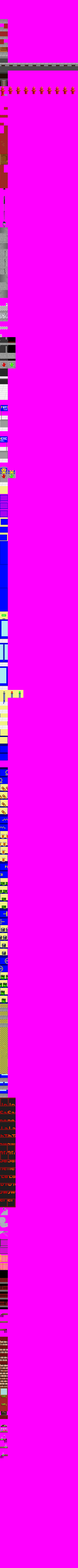
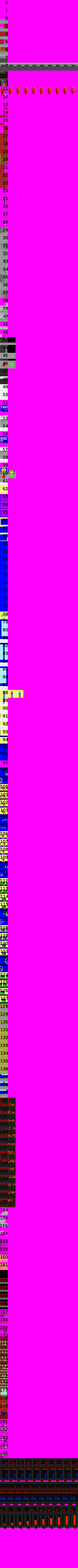
Layered file, before and after one edit (78px x 1568px). Changes by layer:
showed "numbers" over [0,0,9,1455]
added group "iBuild" with 40 layers above "background" over [0,1458,78,1529]
added group "ibuild frame9" with 3 layers in group "iBuild" over [70,1458,78,1529]
added group "ibuild frame8" with 3 layers in group "iBuild" over [62,1458,71,1529]
added layer "Eingefügte Ebene #136" in group "ibuild frame8" over [62,1458,71,1482]
added layer "Eingefügte Ebene #137" in group "ibuild frame8" over [62,1481,71,1506]
added layer "Eingefügte Ebene #138" in group "ibuild frame8" over [62,1505,71,1529]
added group "ibuild frame7" with 3 layers in group "iBuild" over [54,1458,63,1529]
added layer "Eingefügte Ebene #133" in group "ibuild frame7" over [54,1458,63,1482]
added layer "Eingefügte Ebene #134" in group "ibuild frame7" over [54,1481,63,1506]
added layer "Eingefügte Ebene #135" in group "ibuild frame7" over [54,1505,63,1529]
added group "ibuild frame6" with 3 layers in group "iBuild" over [47,1458,55,1529]
added group "iBuild frame5" with 3 layers in group "iBuild" over [39,1458,48,1529]
added layer "Eingefügte Ebene #129" in group "iBuild frame5" over [39,1481,48,1506]
added group "iBuild frame4" with 3 layers in group "iBuild" over [31,1458,40,1529]
added layer "Eingefügte Ebene #125" in group "iBuild frame4" over [31,1481,40,1506]
added group "iBuild frame3" with 3 layers in group "iBuild" over [23,1458,32,1529]
added layer "Eingefügte Ebene #122" in group "iBuild frame3" over [23,1481,32,1506]
added group "iBuild frame2" with 3 layers in group "iBuild" over [15,1458,24,1529]
added layer "Eingefügte Ebene #119" in group "iBuild frame2" over [15,1481,24,1506]
added group "iBuild frame1" with 3 layers in group "iBuild" over [7,1458,16,1529]
added layer "Eingefügte Ebene #116" in group "iBuild frame1" over [7,1481,16,1506]
added group "iBuild frame0" with 3 layers in group "iBuild" over [0,1458,8,1529]
…and 19 more changes (19 added)
